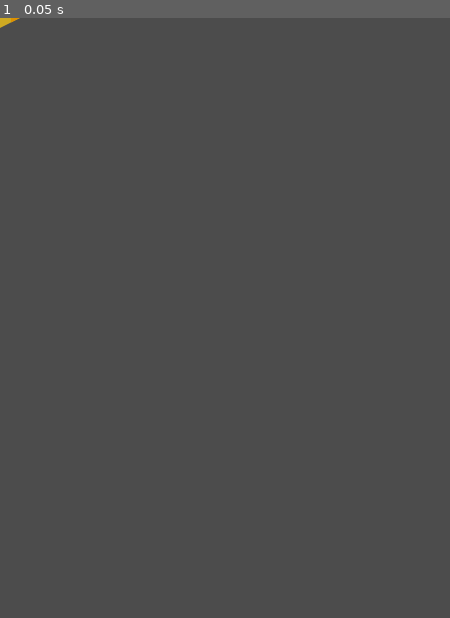
Above: before the commit, frame 1.
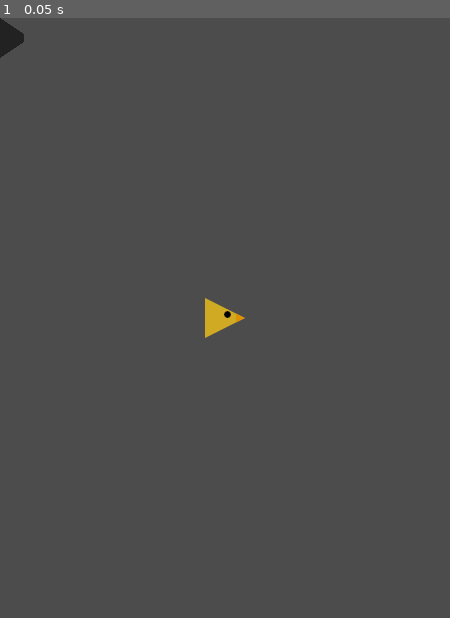
Above: after the commit, the same moment.

Repository: karmek-k/jumpbird
Game: Godot game, scene res://scenes/Game.tscn
Two runs of this game, one before a commit and one after it. Both use one fixed random seed, a clock stepped at 60 frames per second and the inputs below.
Inputs:
- Up to frame 1 (0.05 s): no input

The runs differ from the first frame. In frame 1, 0.5% of the frame differs, in the area x 0-55%, y 0-54%.

Commit message:
Add Spike component

Diff:
--- a/scenes/Game.tscn
+++ b/scenes/Game.tscn
@@ -7,6 +7,7 @@
 [node name="Node2D" type="Node2D"]
 
 [node name="Bird" type="Area2D" parent="."]
+position = Vector2( 225, 300 )
 
 [node name="Sprite" type="Sprite" parent="Bird"]
 texture = ExtResource( 1 )
@@ -14,3 +15,12 @@
 [node name="CollisionShape2D" type="CollisionShape2D" parent="Bird"]
 scale = Vector2( 2, 2 )
 shape = SubResource( 1 )
+
+[node name="Spike" type="Area2D" parent="."]
+
+[node name="CollisionPolygon2D" type="CollisionPolygon2D" parent="Spike"]
+polygon = PoolVector2Array( 0, 0, 0, 40, 24, 24, 24, 16 )
+
+[node name="Polygon2D" type="Polygon2D" parent="Spike"]
+color = Color( 0.137255, 0.137255, 0.137255, 1 )
+polygon = PoolVector2Array( 0, 0, 0, 40, 24, 24, 24, 16 )
